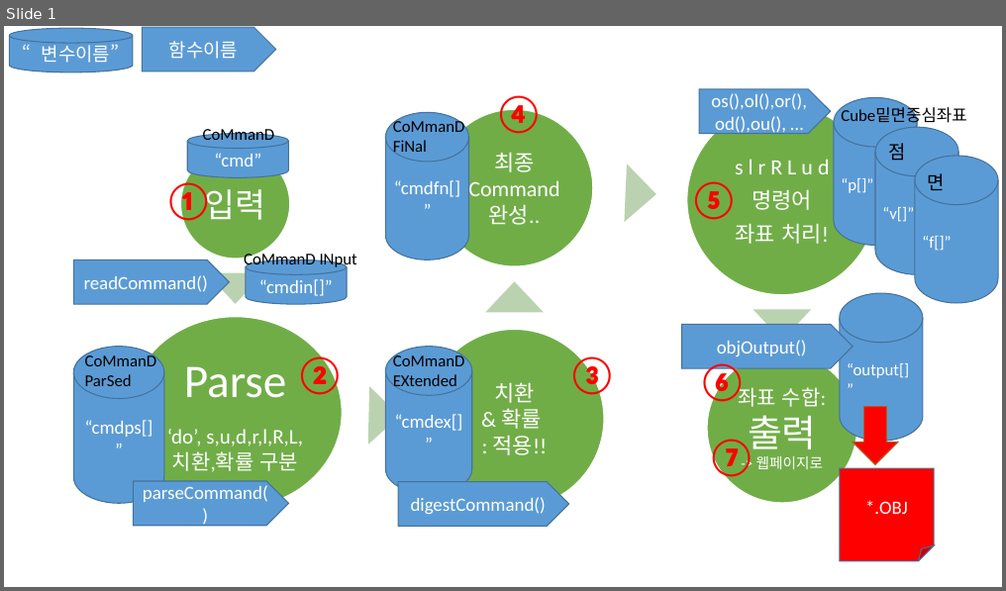
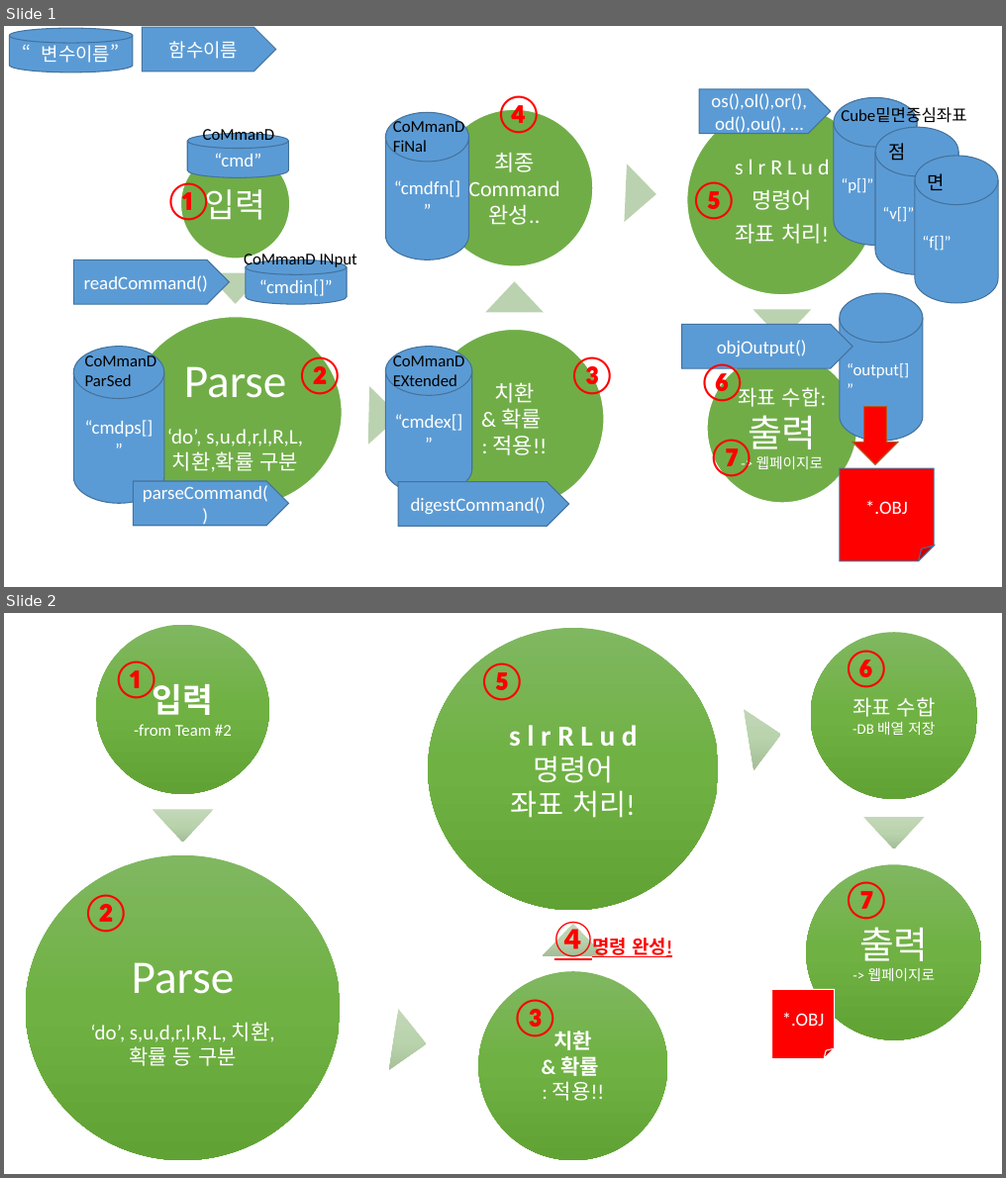
Before and after one commit to SNUGiftedCenter/JavaMAL-JS-old, a slide deck: 순서도.pptx. Shown one above the other, each under a label of ours: slide 1 before the commit, slides 1 and 2 after it. The pictures are 1006x591 and 1006x1178 pixels, drawn with LibreOffice and Linux fonts; fonts in the diff are those of the drawing. Boxes give left, top, right and bottom in pixels: in the first picture for what was removed or moved away, otherwise in the second. Text is boxed around its words. In the diff, an @@ line names an element or a change of style, - is before the commit and + after.

Commit message:
순서도수정

```diff
--- a/순서도.pptx
+++ b/순서도.pptx
@@ slide 2 added at <box>4,613,1002,1174</box>, background #FFFFFF @@
@@ text added at <box>112,661,161,700</box>, 36 pt, text #FF0000, bold @@
+①
@@ text added at <box>477,663,527,701</box>, 36 pt, text #FF0000, bold @@
+⑤
@@ text added at <box>842,649,891,688</box>, 36 pt, text #FF0000, bold @@
+⑥
@@ text added at <box>81,894,131,933</box>, 36 pt, text #FF0000, bold @@
+②
@@ text added at <box>842,880,891,920</box>, 36 pt, text #FF0000, bold @@
+⑦
@@ text added at <box>632,938,672,958</box>, 18 pt, text #FF0000, bold, underline @@
+④명령 완성!
@@ group added at <box>26,624,982,1161</box>: 6 ellipses, 6 texts, 5 triangles @@
+입력
+-from Team #2
+Parse
+‘do’, s,u,d,r,l,R,L, 치환,확률 등 구분
+치환
+& 확률
+: 적용!!
+s l r R L u d
+명령어
+좌표 처리!
+좌표 수합
+-DB 배열 저장
+출력
+-> 웹페이지로
@@ folded corner added at <box>772,989,835,1059</box>, fill #FF0000, outline #FFFFFF 1 pt, 18 pt, text #FFFFFF @@
+*.OBJ
@@ text added at <box>510,999,559,1040</box>, 36 pt, text #FF0000, bold @@
+③
```
